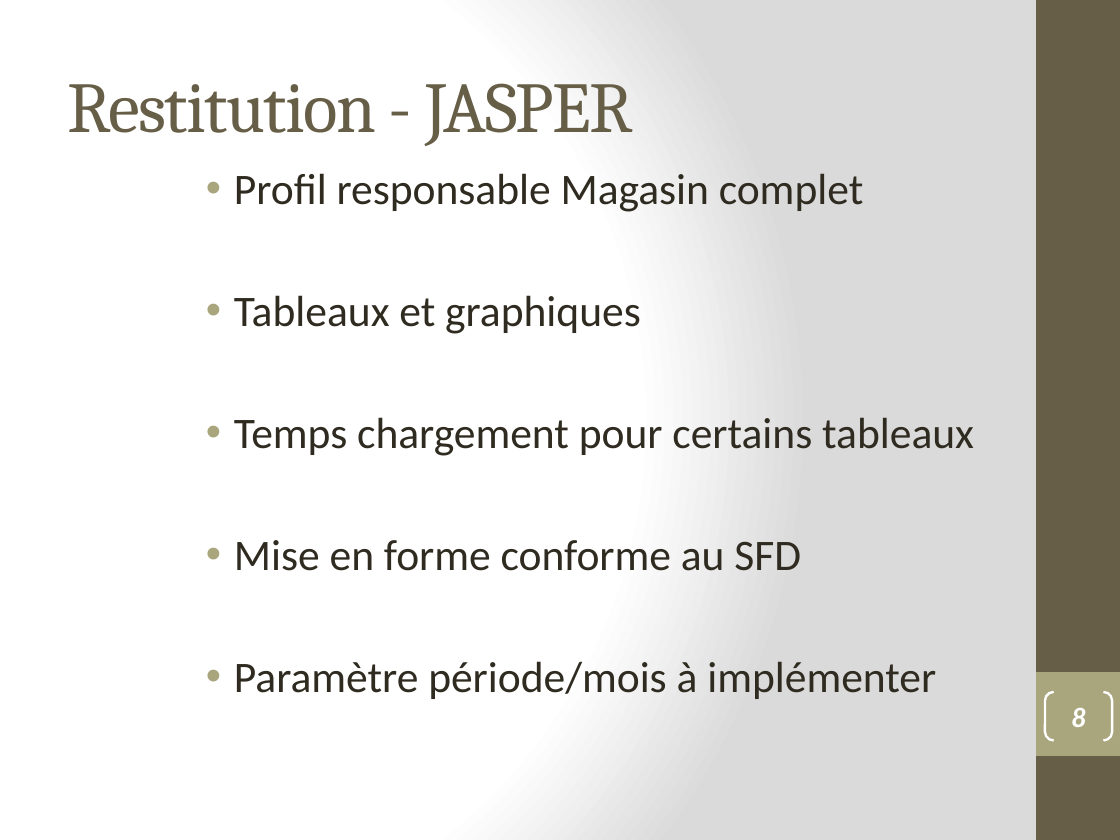
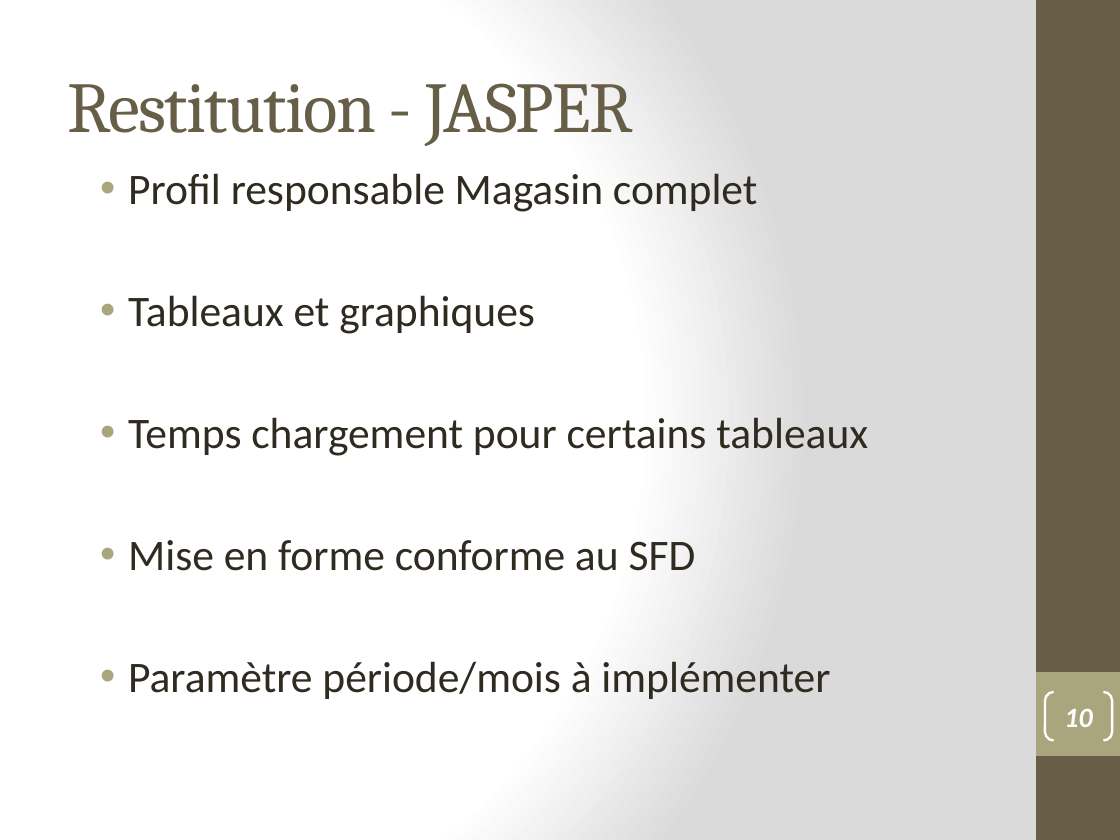
Before and after one commit to lobtec/dartiesgroupe2, a slide deck: slide 10 of PROJET/Presentation/PRE_26-01-11.pptx (slide 8 before the commit). Drawn at 1120x840 pixels with LibreOffice and Linux fonts; fonts in the diff are those of the drawing. Boxes give left, top, right and bottom in pixels: in the first picture for what was removed or moved away, otherwise in the second. Text is boxed around its words. In the diff, an @@ line names an element or a change of style, - is before the commit and + after.

```diff
--- a/PROJET/Presentation/PRE_26-01-11.pptx
+++ b/PROJET/Presentation/PRE_26-01-11.pptx
@@ text "Profil responsable Magasin complet": place and size @@
-text "Profil responsable Magasin complet" at [234,173,974,699]
+text "Profil responsable Magasin complet" at [128,173,868,699]
@@ page number at [1064,708,1092,727]: text changed @@
-8
+10
```
Also in this commit, not shown: 3 other slides changed, 3 slides added, 1 slide removed.
